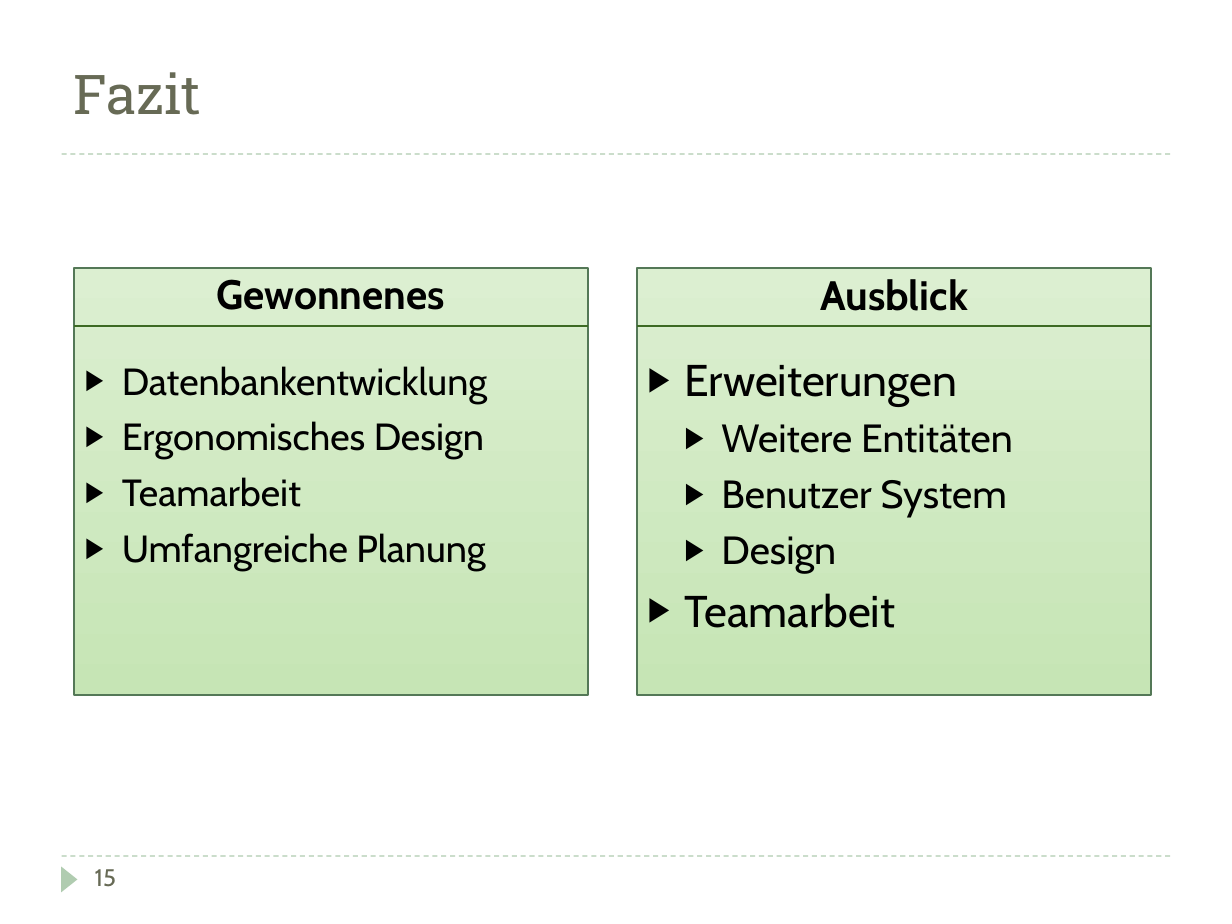
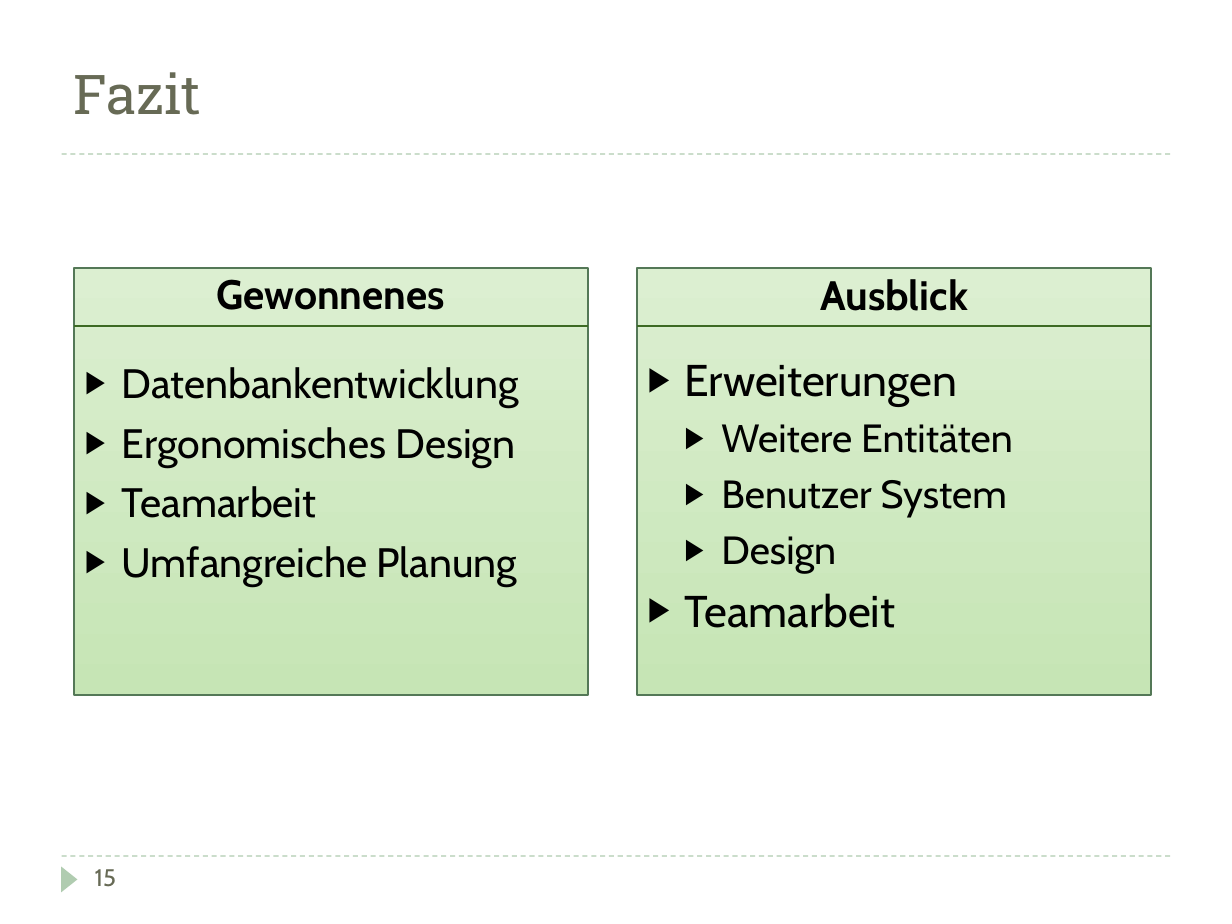
Before and after one commit to DarksideCode/Inventory-Management-System, a slide deck: slide 16 of Doku/Präsentation.pptx. Drawn at 1232x924 pixels with LibreOffice and Linux fonts; fonts in the diff are those of the drawing. Boxes give left, top, right and bottom in pixels: in the first picture for what was removed or moved away, otherwise in the second. Text is boxed around its words. In the diff, an @@ line names an element or a change of style, - is before the commit and + after.

```diff
--- a/Doku/Präsentation.pptx
+++ b/Doku/Präsentation.pptx
@@ text "Datenbankentwicklung" at <box>122,367,519,587</box>: size 22.1 to 24.1 pt @@
```
Also in this commit, not shown: 4 other slides changed, 2 other files.
